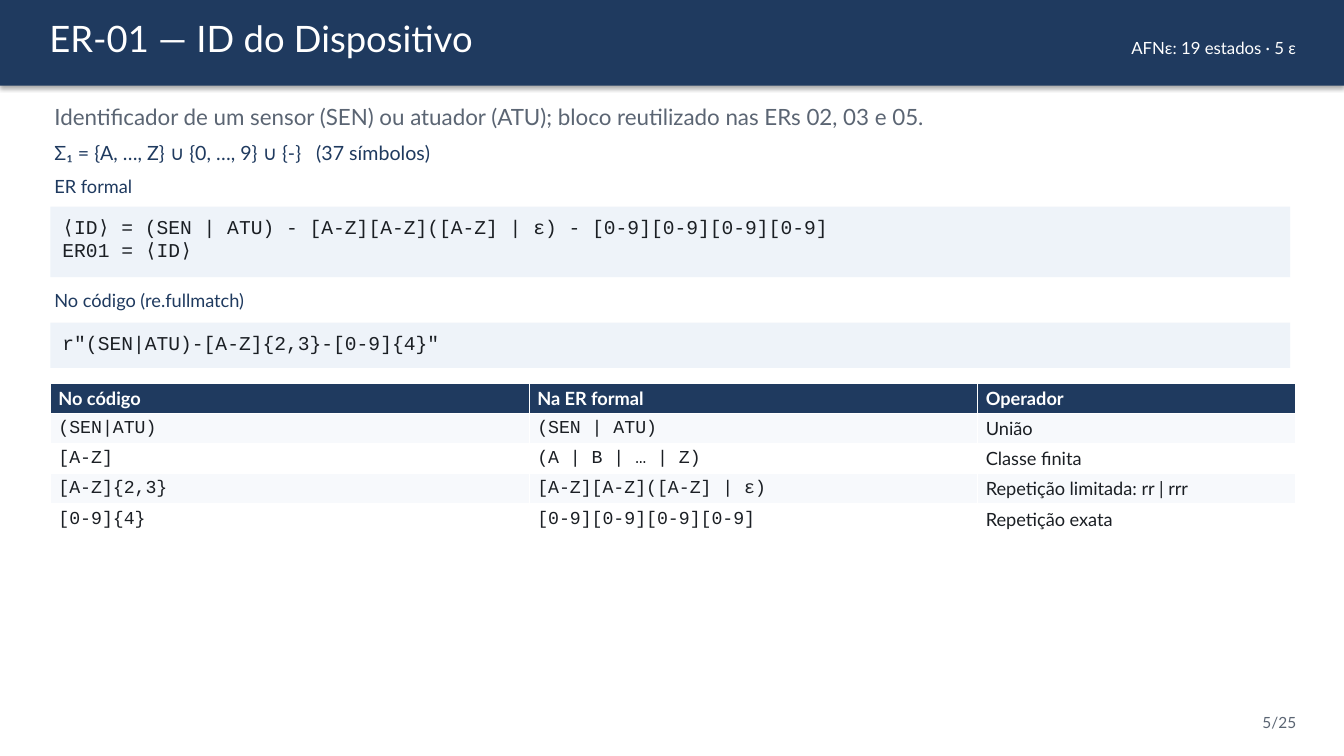
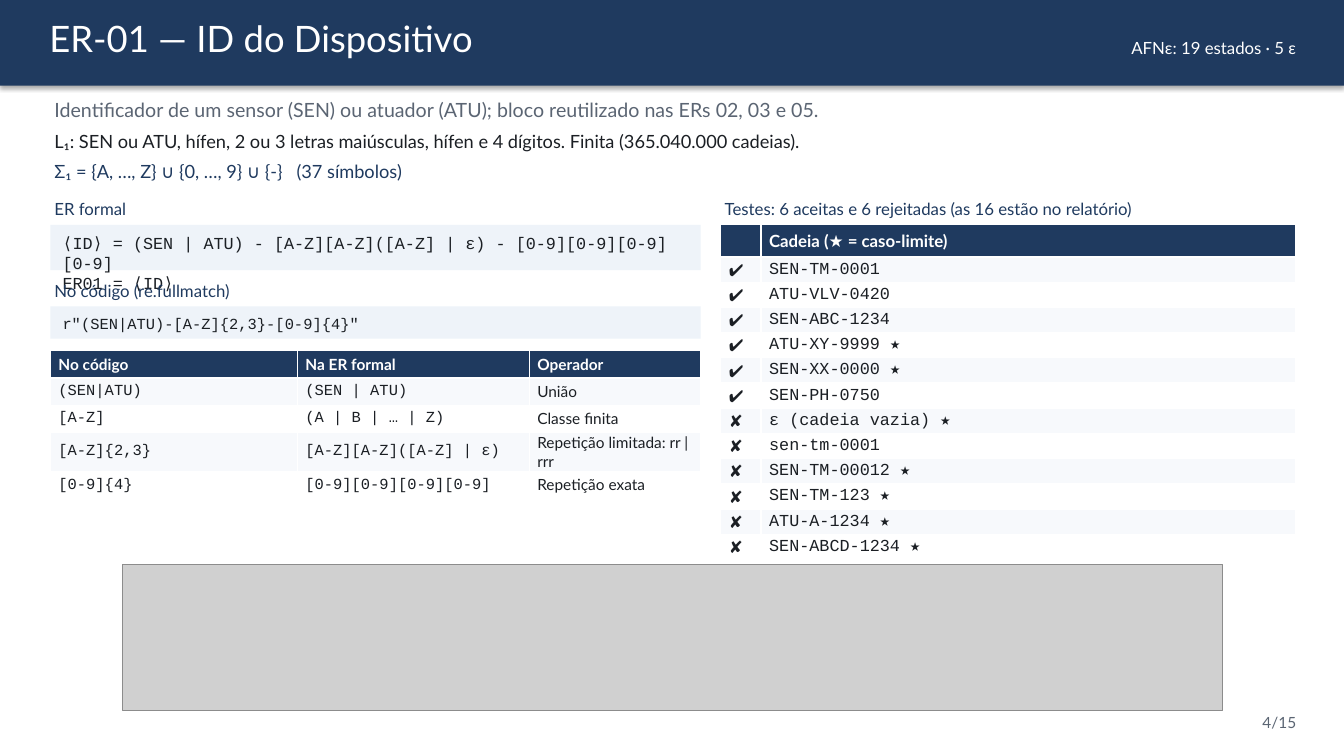
Before and after one commit to cauebarroso/Auditor-de-sensores-industriais-com-express-es-regulares, a slide deck: slide 4 of docs/Apresentacao.pptx (slide 5 before the commit). Drawn at 1344x756 pixels with LibreOffice and Linux fonts; fonts in the diff are those of the drawing; grey boxes stand for pictures. Boxes give left, top, right and bottom in pixels: in the first picture for what was removed or moved away, otherwise in the second. Text is boxed around its words. In the diff, an @@ line names an element or a change of style, - is before the commit and + after.

```diff
--- a/docs/Apresentacao.pptx
+++ b/docs/Apresentacao.pptx
@@ text "Identificador de um sensor (SEN) ..." at [54,102,818,120]: size 16 to 14 pt @@
@@ text added at [54,134,799,152], 13 pt, text #1B1F24 @@
+L₁: SEN ou ATU, hífen, 2 ou 3 letras maiúsculas, hífen e 4 dígitos. Finita (365.040.000 cadeias).
@@ text "Σ₁ = {A, …, Z} ...": place and size @@
-text "Σ₁ = {A, …, Z} ..." at [54,145,430,163]
+text "Σ₁ = {A, …, Z} ..." at [54,164,402,181]
@@ text "Σ₁ = {A, …, Z} ..." at [54,164,402,181]: size 14 to 13 pt @@
@@ text "ER formal": place and size @@
-text "ER formal" at [54,179,132,193]
+text "ER formal" at [54,202,126,215]
@@ text "ER formal" at [54,202,126,215]: size 13 to 12 pt @@
@@ text added at [725,202,1132,218], 12 pt, text #1F3A5F @@
+Testes: 6 aceitas e 6 rejeitadas (as 16 estão no relatório)
@@ rectangle "⟨ID⟩ = (SEN | ATU) ...": place and size @@
-rectangle "⟨ID⟩ = (SEN | ATU) ..." at [50,207,1291,277]
+rectangle "⟨ID⟩ = (SEN | ATU) ..." at [50,225,701,270]
@@ rectangle "⟨ID⟩ = (SEN | ATU) ..." at [50,225,701,270]: size 14 to 12 pt @@
@@ table added at [721,225,1296,555], 13 rows, 2 columns @@
+ | Cadeia (★ = caso-limite)
+✔ | SEN-TM-0001
+✔ | ATU-VLV-0420
+✔ | SEN-ABC-1234
+✔ | ATU-XY-9999 ★
+✔ | SEN-XX-0000 ★
+✔ | SEN-PH-0750
+✘ | ε (cadeia vazia) ★
+✘ | sen-tm-0001
+✘ | SEN-TM-00012 ★
+✘ | SEN-TM-123 ★
+✘ | ATU-A-1234 ★
+✘ | SEN-ABCD-1234 ★
@@ text "No código (re.fullmatch)" at [54,282,230,300]: size 13 to 12 pt @@
@@ text "No código (re.fullmatch)": place and size @@
-text "No código (re.fullmatch)" at [54,293,244,311]
+text "No código (re.fullmatch)" at [54,282,230,300]
@@ rectangle "r"(SEN|ATU)-[A-Z]{2,3}-[0-9]{4}"": place and size @@
-rectangle "r"(SEN|ATU)-[A-Z]{2,3}-[0-9]{4}"" at [50,323,1291,368]
+rectangle "r"(SEN|ATU)-[A-Z]{2,3}-[0-9]{4}"" at [50,307,701,339]
@@ rectangle "r"(SEN|ATU)-[A-Z]{2,3}-[0-9]{4}"" at [50,307,701,339]: size 14 to 11 pt @@
@@ table at [50,351,701,497] @@
@@ size 13 to 11 pt @@
@@ table: place and size @@
-table at [50,383,1296,534]
+table at [50,351,701,497]
@@ picture added at [123,565,1223,711] @@
@@ text at [1262,717,1296,729]: text changed @@
-5/25
+4/15
```
Also in this commit, not shown: 11 other slides changed, 2 slides added, 12 slides removed, 4 other files.
